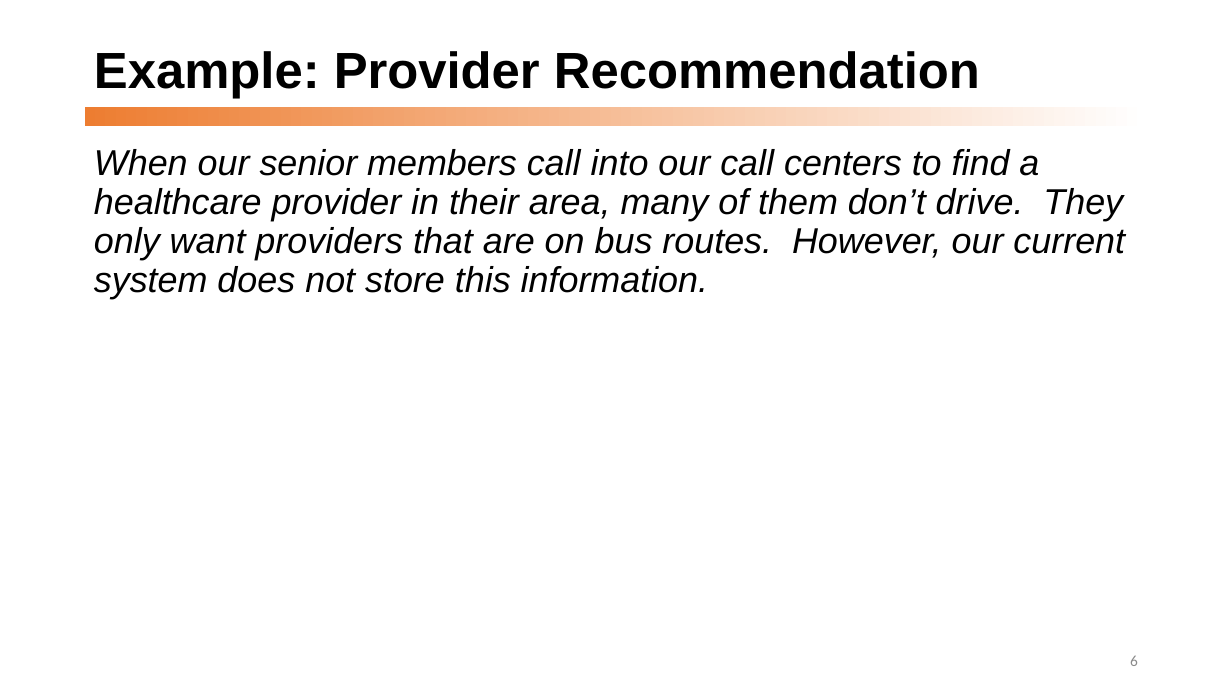
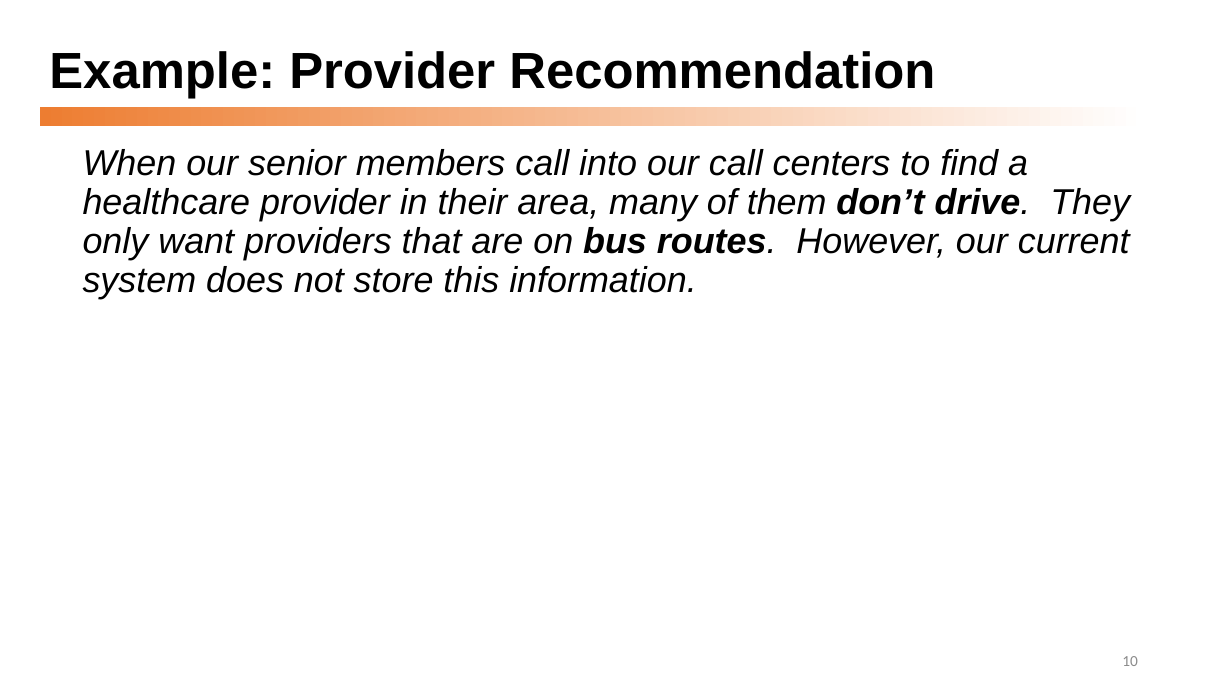
Before and after one commit to dmccreary/graph-systems-thinking, a slide deck: slide 10 of docs/presentations/Graph-Systems-Thinking-Half-Day-Workshop.pptx (slide 6 before the commit). Drawn at 1232x693 pixels with LibreOffice and Linux fonts; fonts in the diff are those of the drawing. Boxes give left, top, right and bottom in pixels: in the first picture for what was removed or moved away, otherwise in the second. Text is boxed around its words. In the diff, an @@ line names an element or a change of style, - is before the commit and + after.

```diff
--- a/docs/presentations/Graph-Systems-Thinking-Half-Day-Workshop.pptx
+++ b/docs/presentations/Graph-Systems-Thinking-Half-Day-Workshop.pptx
@@ title "Example: Provider Recommendation": place and size @@
-title "Example: Provider Recommendation" at (94,51,980,98)
+title "Example: Provider Recommendation" at (49,51,935,98)
@@ rectangle: place and size @@
-rectangle at (85,107,1148,126)
+rectangle at (40,107,1147,126)
@@ text "When our senior members call ...": place and size @@
-text "When our senior members call ..." at (94,149,1125,299)
+text "When our senior members call ..." at (83,149,1130,299)
@@ text "When our senior members call ..." at (83,149,1130,299): bold on in "don’t drive. bus routes." @@
@@ page number at (1122,656,1138,666): text changed @@
-6
+10
```
Also in this commit, not shown: 13 other slides changed, 6 slides added, 1 other file.
